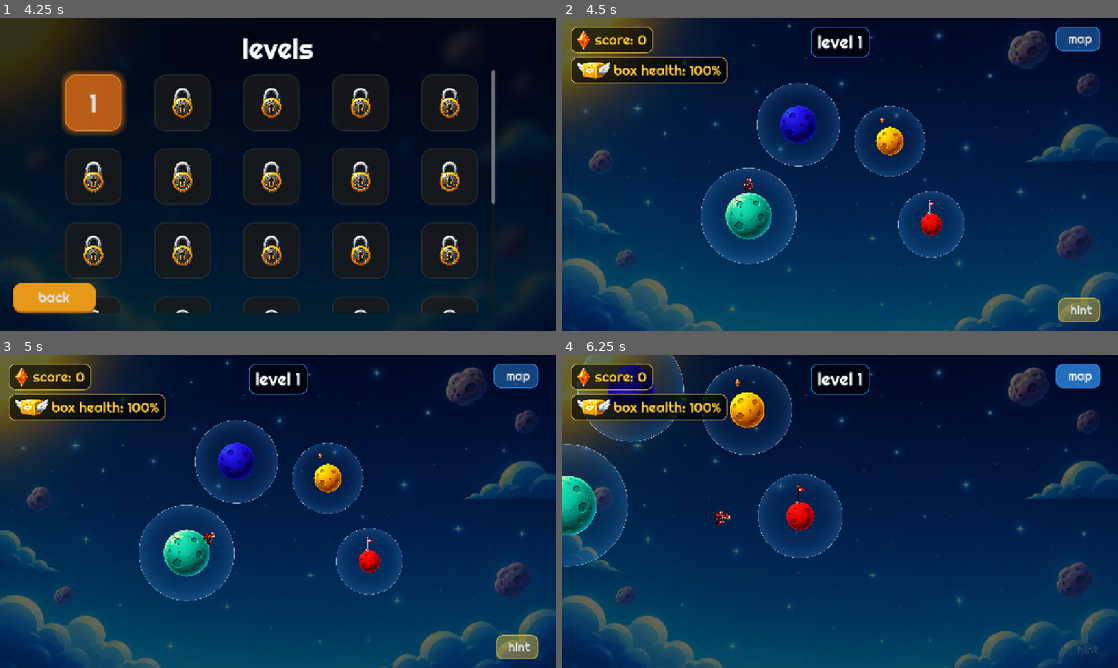
Above: before the commit, frames 1-4 (two rows, left to right).
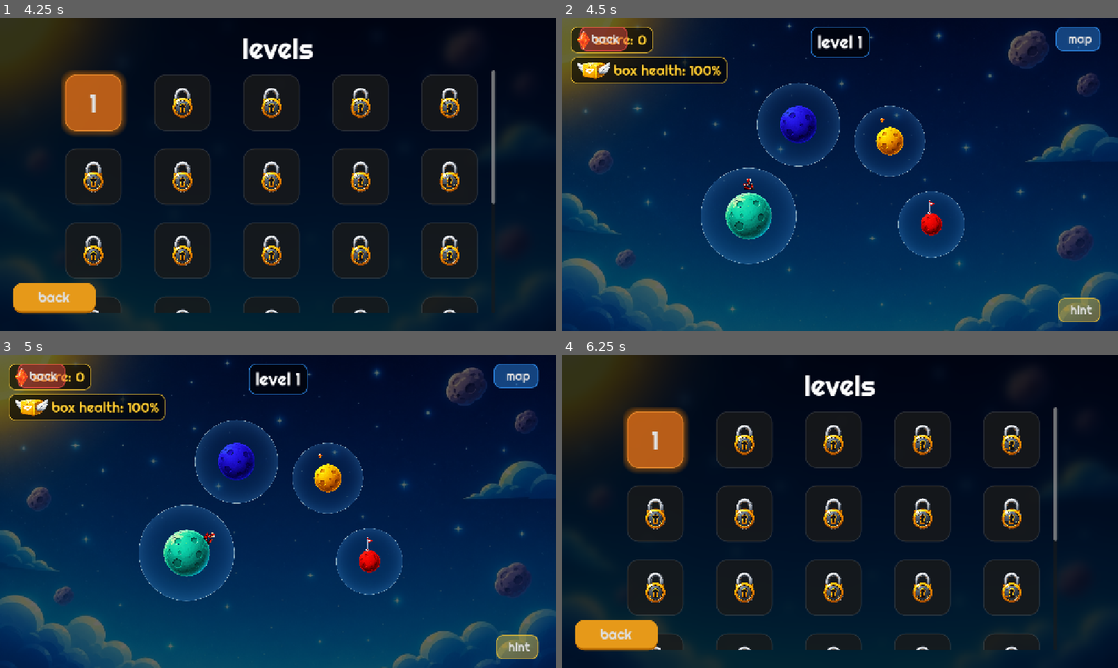
Above: after the commit, the same moments.

Repository: PandiaJason/classic
Game: Godot game, scene res://scenes/splash_screen.tscn
Same seed, same stepped clock (60 frames per second), same inputs: the game is played once before the commit and once after it. Sound files missing from this copy of the repository are replaced by a short silence.
Inputs (mouse positions are in pixels of both pictures, inside the frame that each line leads up to):
- Up to frame 1 (4.25 s): tap Enter (ui_accept) at 0.5, 0.77, 1.25, 1.52 s; move the mouse to (400, 158) at 0.52 s; hold Right (ui_right) 0.53-2 s; tap M at 0.6 s; click (400, 158) at 0.67 s; move the mouse to (166, 190) at 1.27 s; tap H at 1.35 s; click "start" at 2 s; click "back" at 2.75 s; click "start" at 3.5 s
- Up to frame 2 (4.5 s): click "1" at 4.25 s
- Up to frame 3 (5 s): no input
- Up to frame 4 (6.25 s): click (600, 376) at 5 s, where only the run after the commit has a clickable "back"; click (1079, 376) at 5.75 s, where only the run before the commit has a clickable "map"

Frame 1 is identical in both runs. In frame 2, 0.7% of the frame differs, in the area x 3-12%, y 2-11%; in frame 3, 0.7%; in frame 4, 88%, in the area x 0-100%, y 0-100%.

Commit message:
Add responsive in-game back button and map ESC to level select

Diff:
--- a/scripts/in_game_ui.gd
+++ b/scripts/in_game_ui.gd
@@ -20,6 +20,7 @@
 var hint_button: Button
 var hint_used: bool = false
 var map_timer = null
+var back_button: Button
 
 func _ready():
 	if is_instance_valid(level_camera):
@@ -149,6 +150,18 @@
 	level_margin.add_child(level_panel)
 	add_child(level_margin)
 
+	# Setup Back Button
+	back_button = UIFactory.create_glass_button("back", UIFactory.RED_COLOR)
+	back_button.pressed.connect(_on_back_pressed)
+
+	var back_margin = MarginContainer.new()
+	back_margin.set_anchors_and_offsets_preset(Control.PRESET_TOP_LEFT)
+	back_margin.grow_horizontal = Control.GROW_DIRECTION_END
+	back_margin.add_theme_constant_override("margin_top", 20)
+	back_margin.add_theme_constant_override("margin_left", 40)
+	back_margin.add_child(back_button)
+	add_child(back_margin)
+
 	# Remove old UI
 	if has_node("MarginContainer"): $MarginContainer.queue_free()
 	if has_node("HealthMargin"): $HealthMargin.queue_free()
@@ -217,6 +230,10 @@
 func _on_view_map_pressed():
 	is_viewing_map = !is_viewing_map
 
+func _on_back_pressed():
+	get_tree().paused = false
+	get_tree().change_scene_to_file("res://scenes/level_select.tscn")
+
 func _unhandled_input(event: InputEvent) -> void:
 	if event is InputEventKey and event.pressed and not event.echo:
 		if event.keycode == KEY_M:
--- a/scripts/player_2d.gd
+++ b/scripts/player_2d.gd
@@ -63,7 +63,7 @@
 
 func _unhandled_input(event: InputEvent) -> void:
 	if not is_menu_demo and event.is_action_pressed("ui_cancel"):
-		get_tree().change_scene_to_file("res://scenes/menu.tscn")
+		get_tree().change_scene_to_file("res://scenes/level_select.tscn")
 
 	# Touch / Left Click to Jump
 	if event is InputEventScreenTouch and event.pressed:
